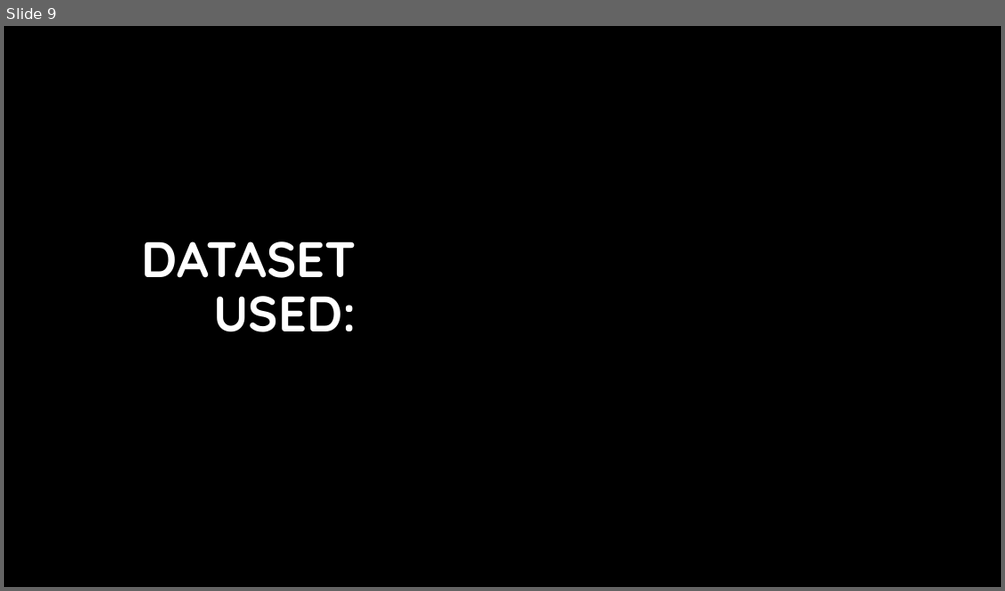
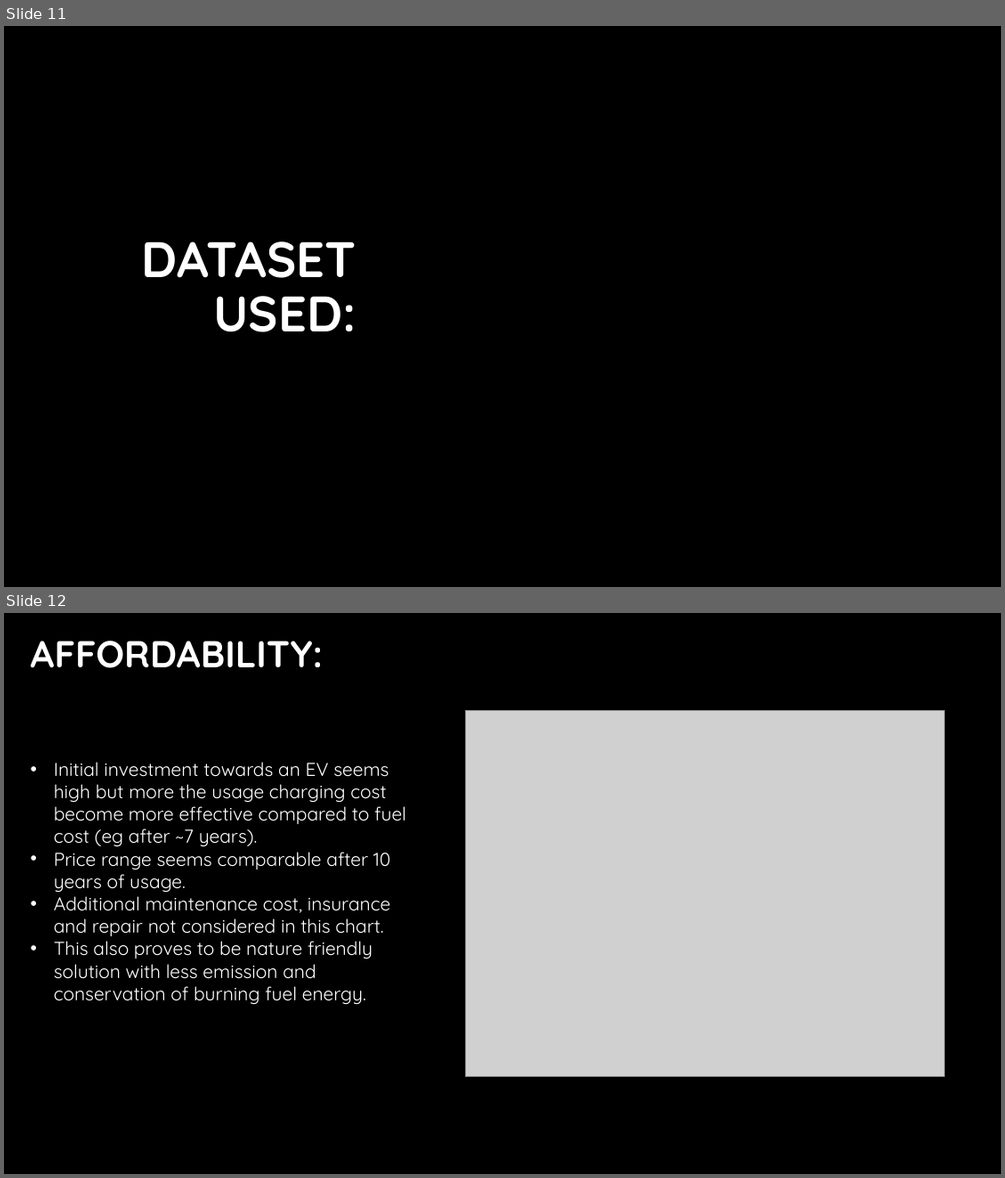
Before and after one commit to Jadium19/EVperformanceAnalysis, a slide deck: EV Slide Deck [Autosaved].pptx. Shown one above the other, each under a label of ours: slide 9 before the commit, slides 11 and 12 after it. The pictures are 1005x591 and 1005x1178 pixels, drawn with LibreOffice and Linux fonts; fonts in the diff are those of the drawing; grey boxes stand for pictures; background and template pictures are left out. Boxes give left, top, right and bottom in pixels: in the first picture for what was removed or moved away, otherwise in the second. Text is boxed around its words. In the diff, an @@ line names an element or a change of style, - is before the commit and + after.

```diff
--- a/EV Slide Deck [Autosaved].pptx
+++ b/EV Slide Deck [Autosaved].pptx
@@ slide 12 added at (4,613,1001,1174), background #000000 @@
@@ title added at (31,641,323,668), 36 pt, text #FFFFFF, bold @@
+AFFORDABILITY:
@@ picture added at (465,710,945,1077) @@
@@ text added at (54,762,406,1005), 18 pt, text #FFFFFF @@
+• Initial investment towards an EV seems high but more the usage charging cost become more effective compared to fuel cost (eg after ~7 years).
+• Price range seems comparable after 10 years of usage.
+• Additional maintenance cost, insurance and repair not considered in this chart.
+• This also proves to be nature friendly solution with less emission and conservation of burning fuel energy.
@@ what was slide 9 is now slide 11 @@
```
Also in this commit, not shown: 1 slide changed, 4 other slides added, 3 slides removed.
